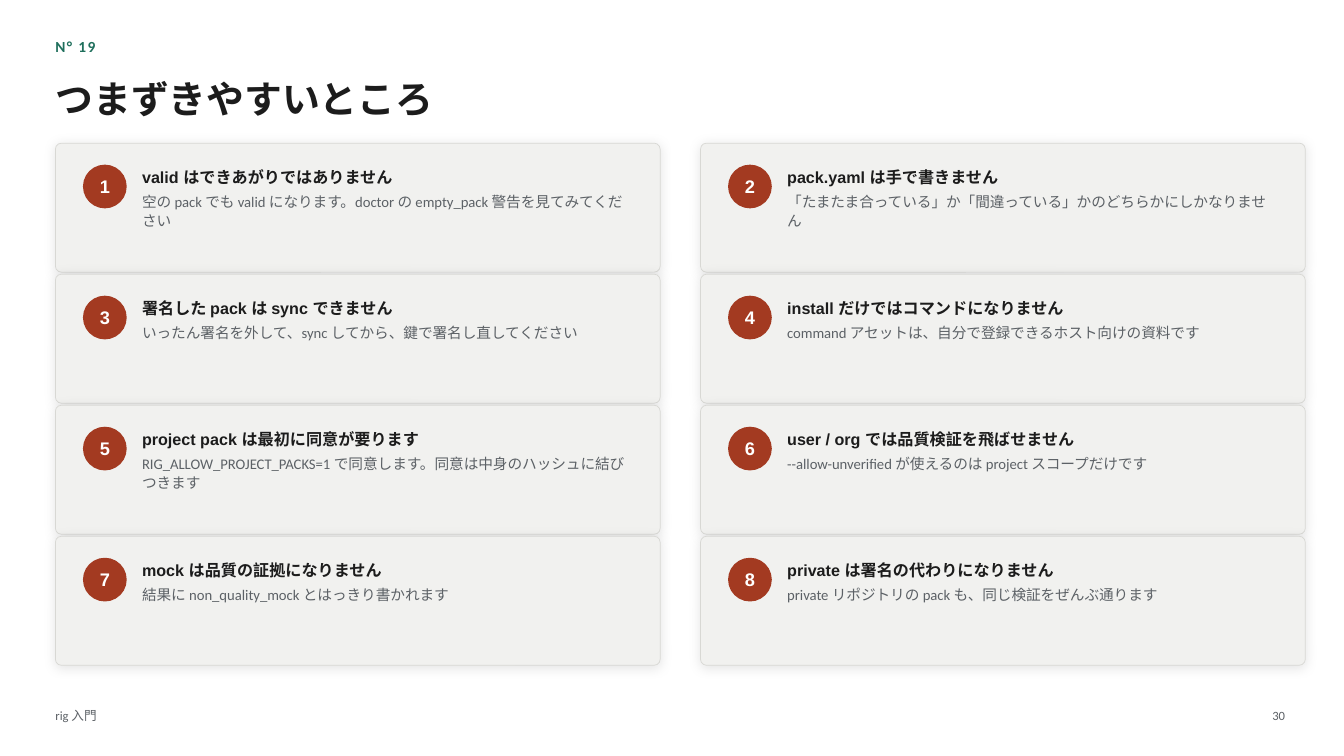
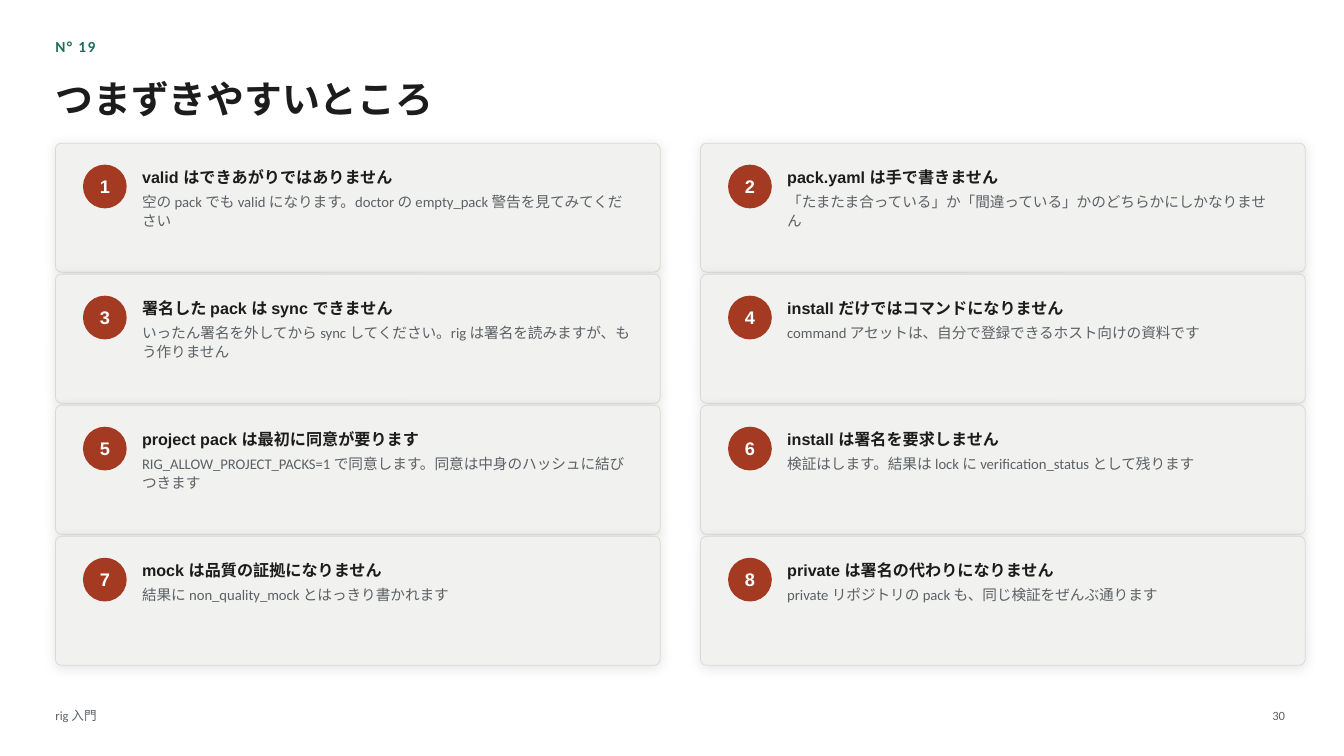
Before and after one commit to itoh-shun/rig, a slide deck: slide 30 of docs/onboarding/rig-intro.ja.pptx. Drawn at 1344x756 pixels with LibreOffice and Linux fonts; fonts in the diff are those of the drawing. Boxes give left, top, right and bottom in pixels: in the first picture for what was removed or moved away, otherwise in the second. Text is boxed around its words. In the diff, an @@ line names an element or a change of style, - is before the commit and + after.

```diff
--- a/docs/onboarding/rig-intro.ja.pptx
+++ b/docs/onboarding/rig-intro.ja.pptx
@@ text at (142,325,630,358): text changed @@
-いったん署名を外して、sync してから、鍵で署名し直してください
+いったん署名を外してから sync してください。rig は署名を読みますが、もう作りません
@@ text at (787,431,999,447): text changed @@
-user / org では品質検証を飛ばせません
+install は署名を要求しません
@@ text at (787,456,1195,471): text changed @@
---allow-unverified が使えるのは project スコープだけです
+検証はします。結果は lock に verification_status として残ります
```
Also in this commit, not shown: 10 other files.
